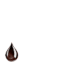
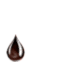
Layer changes from the first 64 x 64 image to the second:
painted on "dirty-water.png" over [4, 34, 26, 62]
